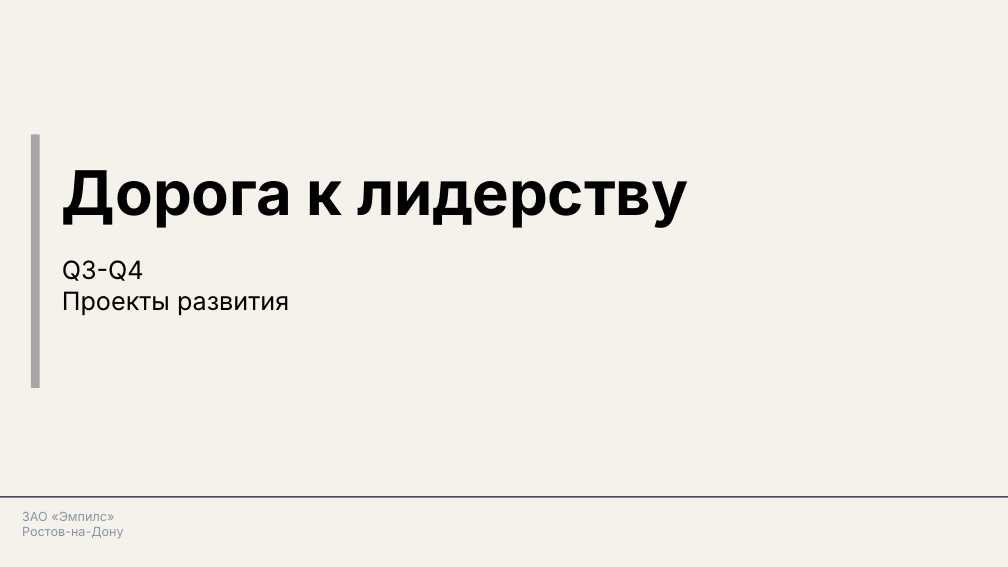
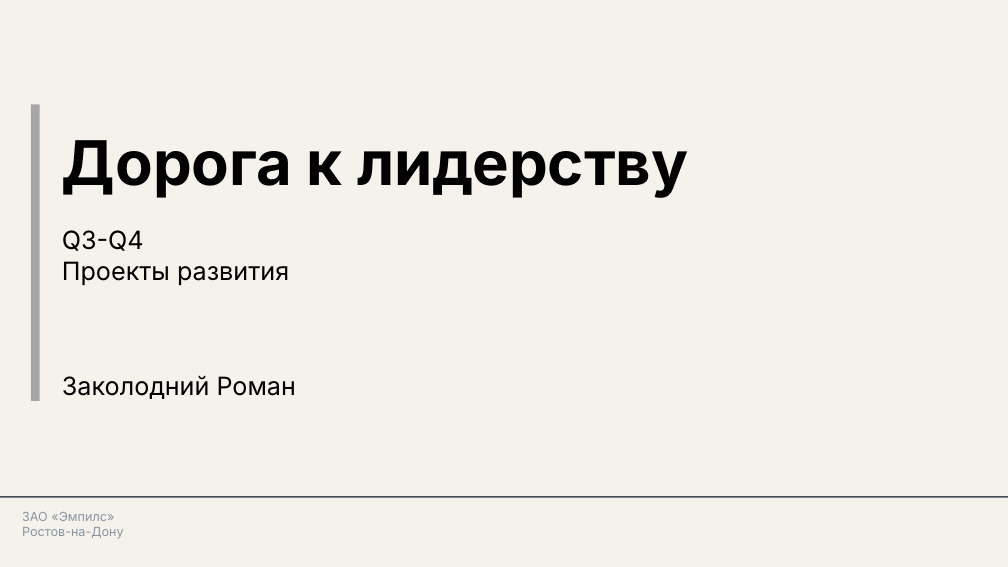
Before and after one commit to Iverson76newcomer/radar-empils, a slide deck: slide 1 of upload/Презентация_для_ГД_final.pptx. Drawn at 1008x567 pixels with LibreOffice and Linux fonts; fonts in the diff are those of the drawing. Boxes give left, top, right and bottom in pixels: in the first picture for what was removed or moved away, otherwise in the second. Text is boxed around its words. In the diff, an @@ line names an element or a change of style, - is before the commit and + after.

```diff
--- a/upload/Презентация_для_ГД_final.pptx
+++ b/upload/Презентация_для_ГД_final.pptx
@@ rectangle: place and size @@
-rectangle at [31, 134, 40, 388]
+rectangle at [31, 105, 40, 401]
@@ text "Дорога к лидерству": place and size @@
-text "Дорога к лидерству" at [62, 170, 688, 227]
+text "Дорога к лидерству" at [62, 140, 688, 197]
@@ text "Q3-Q4": place and size @@
-text "Q3-Q4" at [62, 260, 289, 315]
+text "Q3-Q4" at [62, 230, 289, 285]
@@ text added at [62, 375, 296, 399], 18 pt, text #000000 @@
+Заколодний Роман
```
Also in this commit, not shown: 7 other slides changed, 3 slides added, 1 slide removed, 11 other files.
